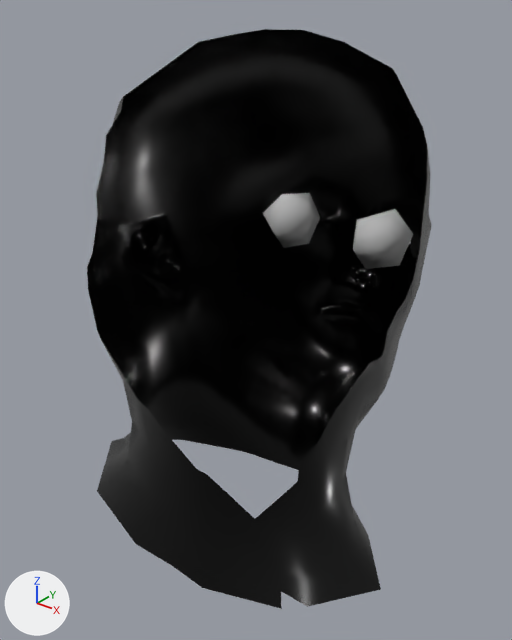
A saved change to the glTF model assets/models/male_head.gltf.
The view is the same before and after, from a 50 mm camera at (41.1, -51.9, 32.1) aimed at (-0.8, 0.4, -0.3). The axes (+X, +Y, +Z) are drawn at lower left. The lights are the same throughout. Everything nearer to the camera than a plane just in front of the edit is cut away. Where no turn or scale is listed for an object, it has been applied to the vertices.

Objects in the first picture: 'Head', 'LeftEye', 'RightEye'.
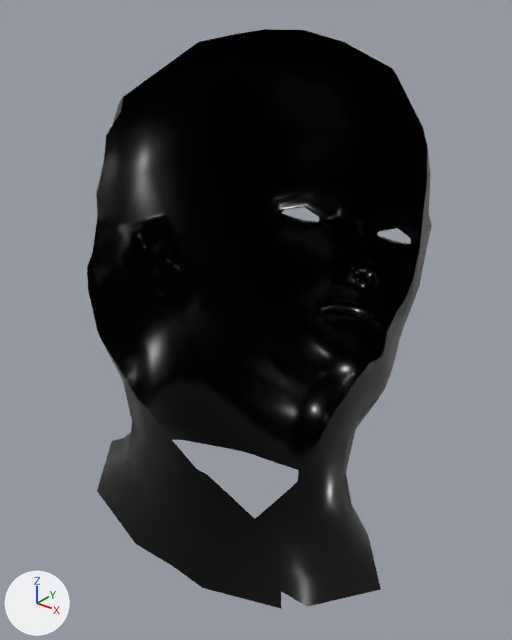
The newer file is also turned or shifted as a whole; pictures and numbers use the older file's frame.

Changed parts and their boxes (x1, y1, x2, y2) in the pictures (512 x 640 px):
'RightEye', deleted
    before: (353, 209, 413, 269)
'LeftEye', deleted
    before: (263, 193, 320, 248)

The edits, one by one:
Object 'RightEye' (ob_righteye) is deleted.
Object 'LeftEye' (ob_lefteye) is deleted.
